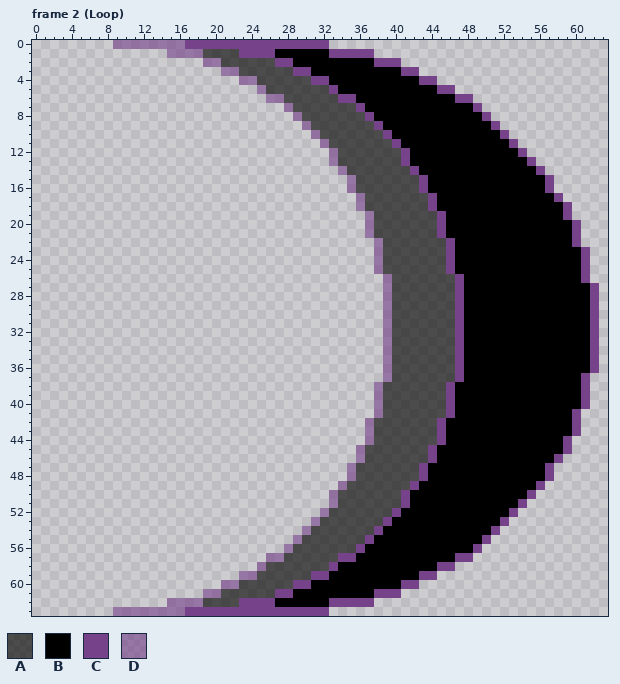
Pixel-art file, stored at Art/Character Sprites/Ranged_swipe.aseprite. This is how it looked before the edit.
64x64 pixels, 9 frames. Shown: frame 2 (Loop). The commit also changed other frames, which this record leaves out.
Palette (. is transparent): A #000000a0  B #000000  C #76428a  D #76428aa0
The same view after the edit:
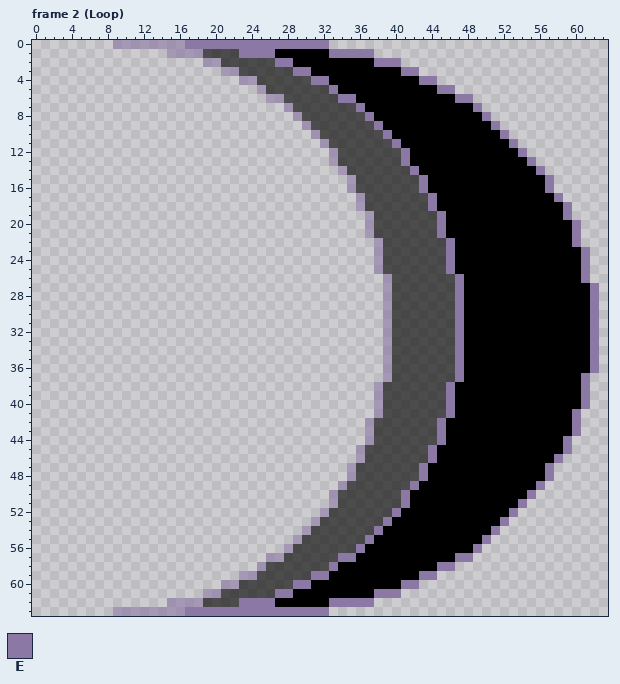
Colours new in this view: E #8c78a5
What changed:
colour D: #76428aa0 -> #8c78a5a0
Changed rows in their new state; - is a pixel that keeps its letter.
Frame 2 (Loop), layer "Layer 1":
first column x 17:
 0 EEEEEEEEEEEEEEEE------------------------------
 1 ------EEEE------EEEEE-------------------------
 2 ----------EE---------EEE----------------------
 3 ------------EE----------EE--------------------
 4 --------------EE----------EE------------------
 5 ----------------E-----------EE----------------
 6 -----------------EE-----------EE--------------
 7 -------------------E------------E-------------
 8 --------------------E------------E------------
 9 ---------------------E------------E-----------
10 ----------------------E------------E----------
11 -----------------------E------------E---------
12 ------------------------E------------E--------
13 ------------------------E-------------E-------
14 -------------------------E-------------E------
15 --------------------------E-------------E-----
16 --------------------------E-------------E-----
17 ---------------------------E-------------E----
18 ---------------------------E--------------E---
19 ----------------------------E-------------E---
20 ----------------------------E--------------E--
21 ----------------------------E--------------E--
22 -----------------------------E-------------E--
23 -----------------------------E--------------E-
24 -----------------------------E--------------E-
25 -----------------------------E--------------E-
26 ------------------------------E-------------E-
27 ------------------------------E--------------E
28 ------------------------------E--------------E
29 ------------------------------E--------------E
30 ------------------------------E--------------E
31 ------------------------------E--------------E
32 ------------------------------E--------------E
33 ------------------------------E--------------E
34 ------------------------------E--------------E
35 ------------------------------E--------------E
36 ------------------------------E--------------E
37 ------------------------------E-------------E-
38 -----------------------------E--------------E-
39 -----------------------------E--------------E-
40 -----------------------------E--------------E-
41 -----------------------------E-------------E--
42 ----------------------------E--------------E--
43 ----------------------------E--------------E--
44 ----------------------------E-------------E---
45 ---------------------------E--------------E---
46 ---------------------------E-------------E----
47 --------------------------E-------------E-----
48 --------------------------E-------------E-----
49 -------------------------E-------------E------
50 ------------------------E-------------E-------
51 ------------------------E------------E--------
52 -----------------------E------------E---------
53 ----------------------E------------E----------
54 ---------------------E------------E-----------
55 --------------------E------------E------------
56 -------------------E------------E-------------
57 -----------------EE-----------EE--------------
58 ----------------E-----------EE----------------
59 --------------EE----------EE------------------
60 ------------EE----------EE--------------------
61 ----------EE---------EEE----------------------
62 ------EEEE------EEEEE-------------------------
63 EEEEEEEEEEEEEEEE------------------------------
